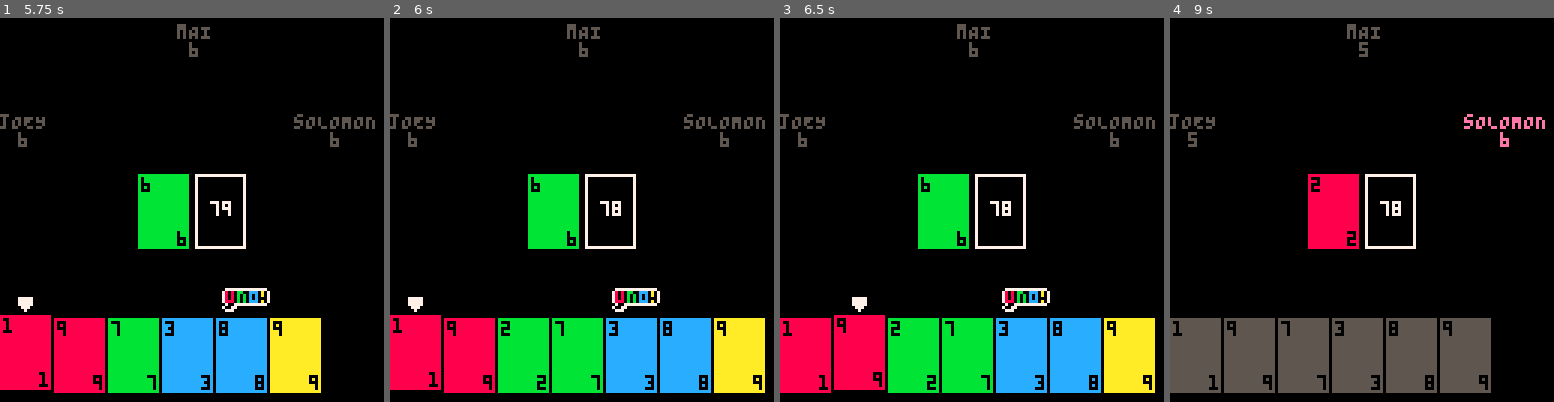
Above: before the commit, frames 1-4 (left to right).
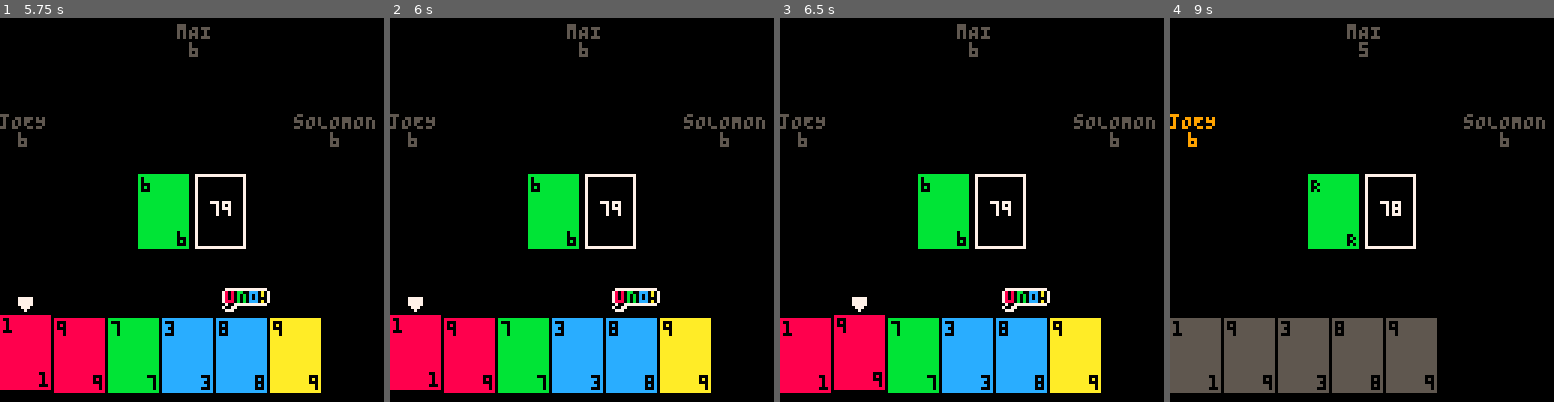
Above: after the commit, the same moments.

Repository: jakeharris/picuno
Game: PICO-8 cartridge carts/picuno.p8
Same seed, same stepped clock (60 frames per second), same inputs: the game is played once before the commit and once after it.
Inputs:
- Up to frame 1 (5.75 s): tap X (X key) at 0.33, 1.07, 1.85, 2.97, 4.08, 5.2 s; tap O (Z key) at 0.7, 1.7, 2.1, 2.5, 2.9, 3.3, 3.7, 4.1, 4.5, 4.9, 5.3, 5.7 s; hold Right 1.6-2.1 s; hold Up 2.15-2.42 s; hold Right 2.47-3.03 s; hold Left 3.08-3.58 s; hold Down 3.63-3.97 s; hold Right 4.02-4.68 s; hold Up 4.73-5.03 s; hold Left 5.08-5.68 s; hold Down from 5.73 s (still down)
- Up to frame 2 (6 s): keep holding Down
- Up to frame 3 (6.5 s): release Down at 6.03 s; hold Right from 6.08 s (still down); tap O (Z key) at 6.1 s; tap X (X key) at 6.32 s
- Up to frame 4 (9 s): tap O (Z key) every 0.4 s from 6.5 to 8.9 s; release Right at 6.58 s; hold Right 6.63-7.13 s; hold Up 7.18-7.45 s; tap X (X key) at 7.43, 8.55 s; hold Right 7.5-8.07 s; hold Left 8.12-8.62 s; hold Down from 8.67 s (still down)

Frame 1 is identical in both runs. In frame 2, 7.6% of the frame differs, in the area x 28-98%, y 50-98%; in frame 3, 7.6%; in frame 4, 5.8%.

Commit message:
Comment out debug down-to-draw

Diff:
--- a/carts/picuno.p8
+++ b/carts/picuno.p8
@@ -11,7 +11,6 @@
 -- 5. scoring + rounds
 
 -- bugs:
--- fix: pressing down to draw
 -- fix: Nickey's bug
 
 
@@ -526,10 +525,10 @@
 end
 
 function handle_input()
-  if btnp(3) then -- down (not something we actually expect to use; debugging only)
-    add(players[1].hand, draw())
-    players[1].hand = sort(players[1].hand, compare_cards)
-  end
+  -- if btnp(3) then -- down (not something we actually expect to use; debugging only)
+    -- add(players[1].hand, draw())
+    -- players[1].hand = sort(players[1].hand, compare_cards)
+  -- end
 
   if btnp(4) then -- z/action/square button
     selected_card = players[1].hand[leftmost + cursor - 1]
